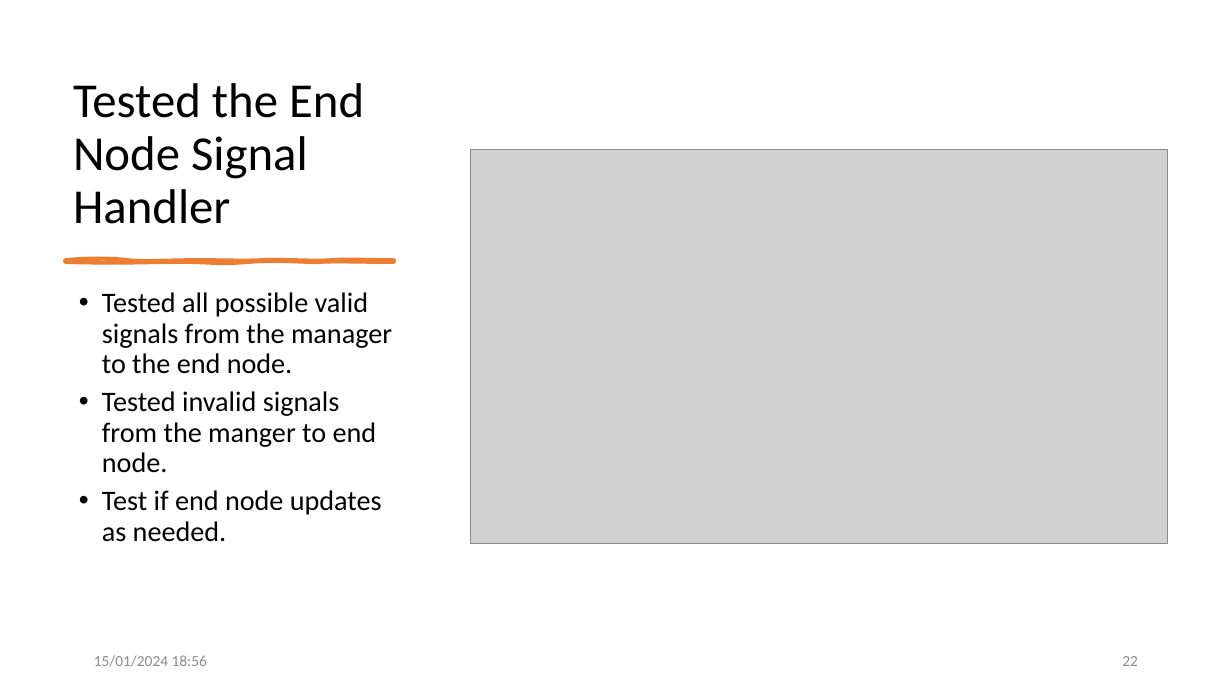
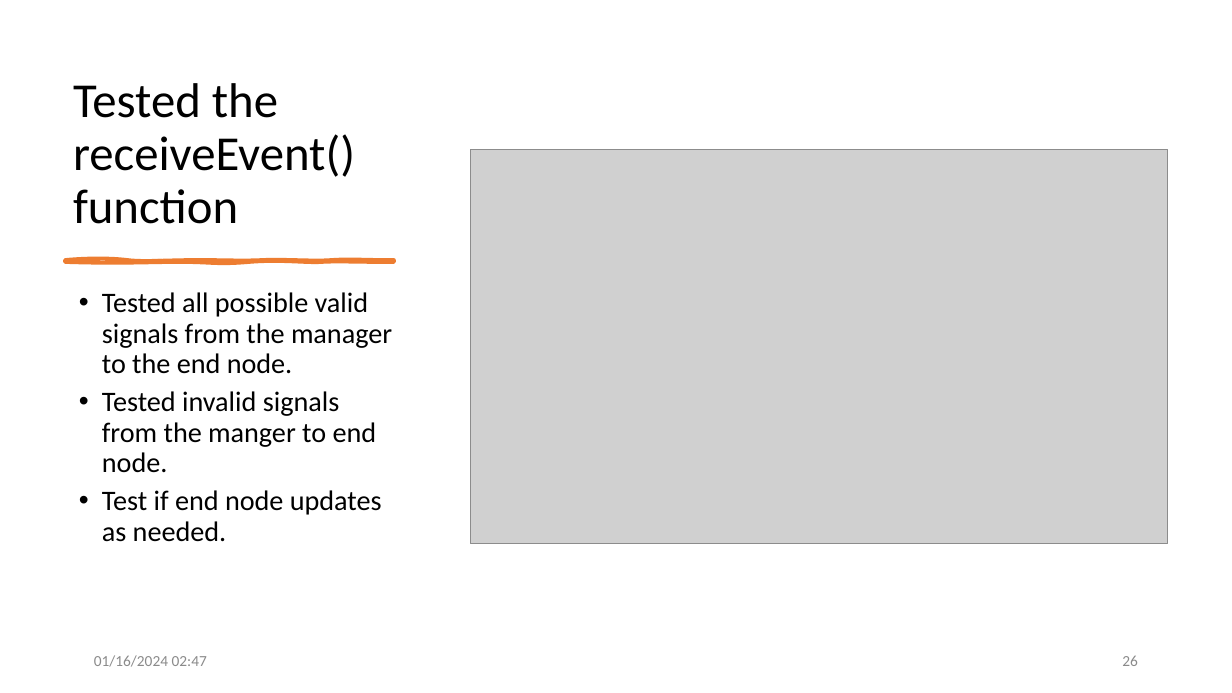
Before and after one commit to allerter/ESE-Smart-City, a slide deck: slide 26 of Requirements/Presentations/Presentation_Merge.pptx (slide 22 before the commit). Drawn at 1232x693 pixels with LibreOffice and Linux fonts; fonts in the diff are those of the drawing; grey boxes stand for pictures. Boxes give left, top, right and bottom in pixels: in the first picture for what was removed or moved away, otherwise in the second. Text is boxed around its words. In the diff, an @@ line names an element or a change of style, - is before the commit and + after.

```diff
--- a/Requirements/Presentations/Presentation_Merge.pptx
+++ b/Requirements/Presentations/Presentation_Merge.pptx
@@ title at <box>73,83,355,224</box>: text changed @@
-Tested the End Node Signal Handler
+Tested the receiveEvent() function
@@ text at <box>94,655,207,667</box>: text changed @@
-15/01/2024 18:56
+01/16/2024 02:47
@@ page number at <box>1122,655,1138,666</box>: text changed @@
-22
+26
```
Also in this commit, not shown: 25 other slides changed, 4 slides added, 2 other files.
